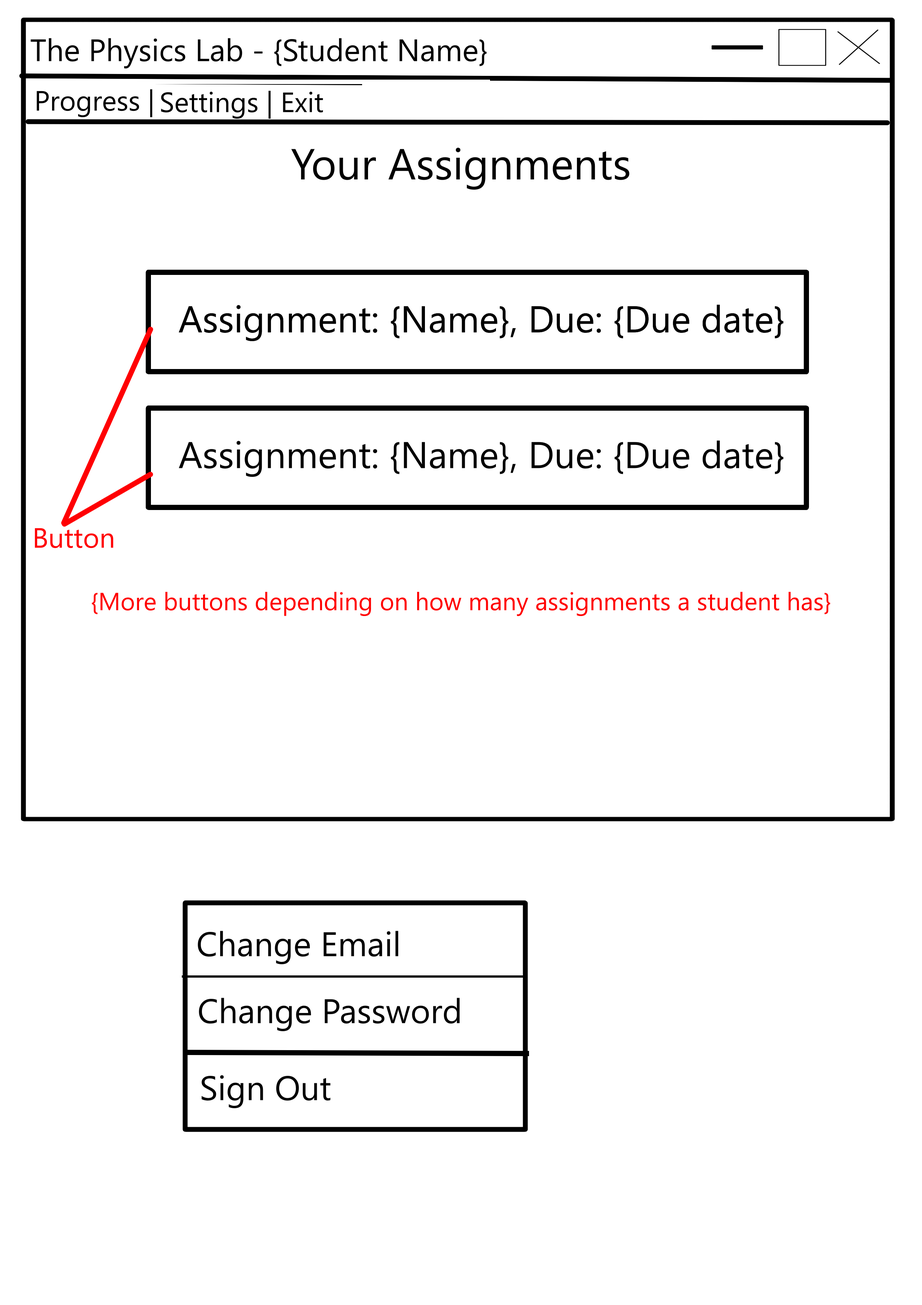
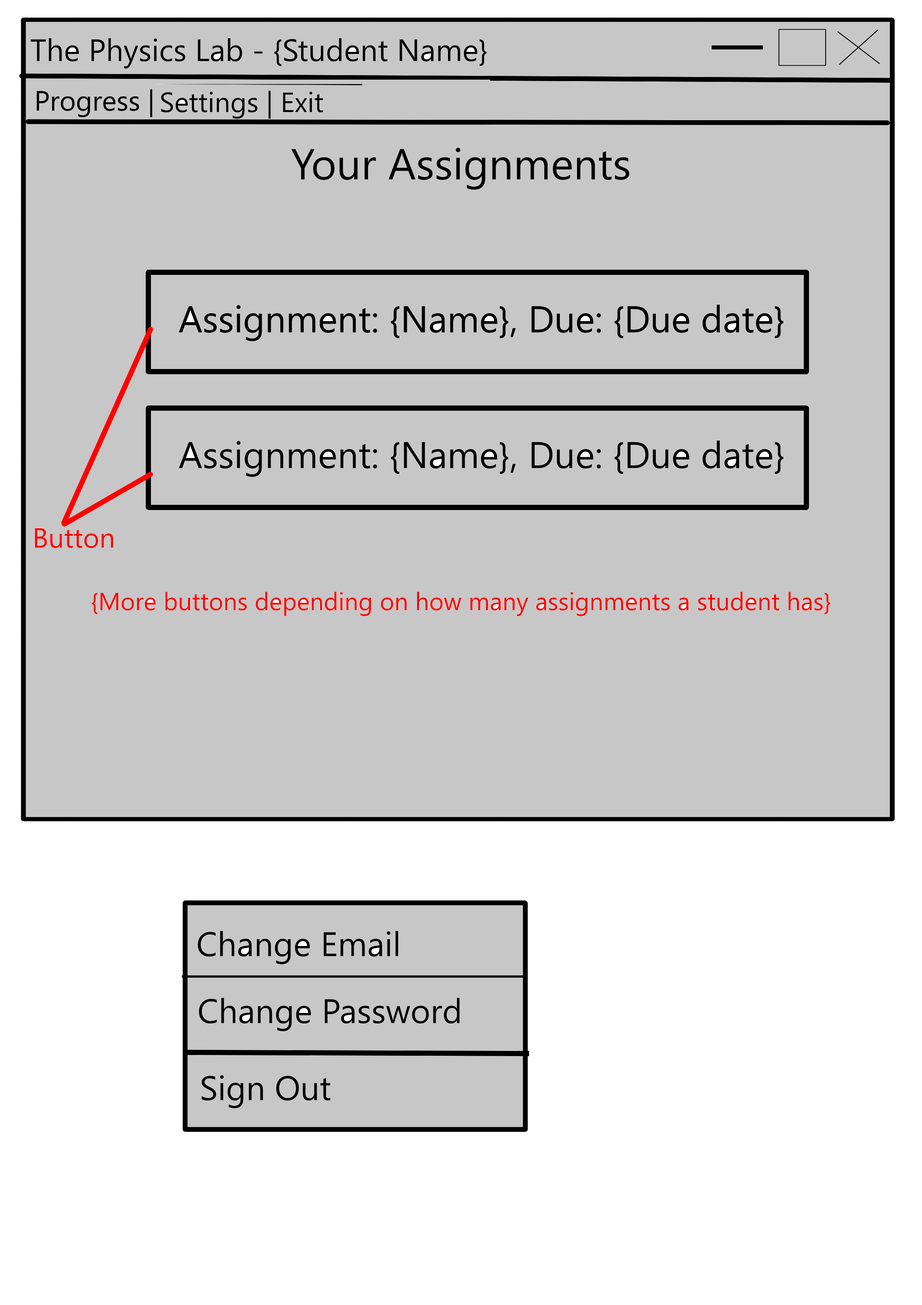
Comparing the layer stacks of the two 922 × 1305 images. Changes:
moved "Paint Layer 1" above "Paint Layer 2", painted on it over [26, 22, 890, 1127]
